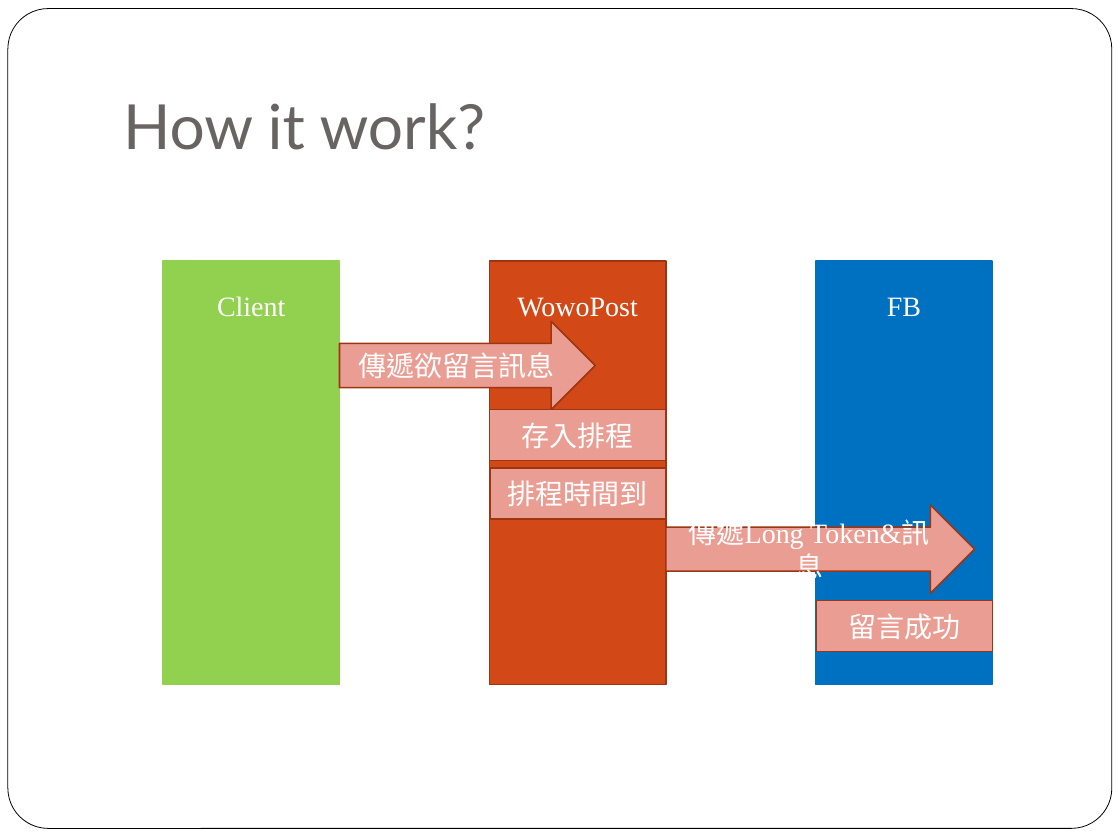
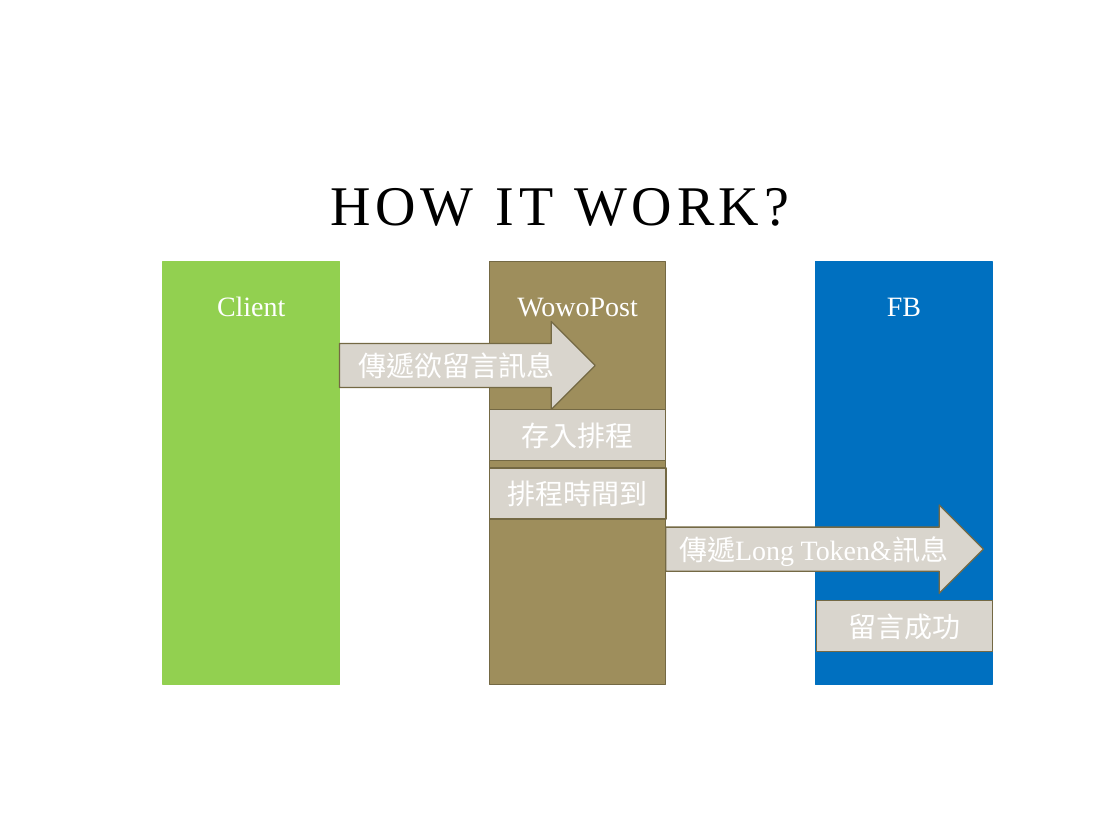
Before and after one commit to ZhongTing/wowoPost, a slide deck: slide 6 of ptt.pptx (slide 5 before the commit). Drawn at 1120x840 pixels with LibreOffice and Linux fonts; fonts in the diff are those of the drawing; background and template pictures are left out. Boxes give left, top, right and bottom in pixels: in the first picture for what was removed or moved away, otherwise in the second. Text is boxed around its words. In the diff, an @@ line names an element or a change of style, - is before the commit and + after.

```diff
--- a/ptt.pptx
+++ b/ptt.pptx
@@ rounded rectangle removed at bbox=[8, 9, 1112, 829] @@
@@ title at bbox=[331, 188, 788, 226]: text changed; size 40 to 36 pt; font Lato to Times New Roman; text colour #696464 to #000000 @@
-How it work?
+HOW IT WORK?
@@ rectangle "Client" at bbox=[164, 261, 339, 684]: outline #92D050 1 pt to #92D050 0.85 pt @@
@@ rectangle "WowoPost" at bbox=[489, 261, 665, 684]: fill #D34817 to #9E8E5C; outline #9C3511 1 pt to #756944 0.85 pt @@
@@ rectangle "FB" at bbox=[815, 261, 991, 684]: outline #0070C0 1 pt to #0070C0 0.85 pt @@
@@ fill #E99D93 to #D9D5CD; outline #9C3511 1 pt to #756944 0.85 pt in 5 elements at bbox=[339, 321, 595, 410], bbox=[489, 410, 665, 460], bbox=[816, 600, 992, 651], bbox=[489, 468, 666, 519], bbox=[665, 505, 982, 594] @@
@@ right arrow "傳遞Long Token&訊息": place and size @@
-right arrow "傳遞Long Token&訊息" at bbox=[665, 505, 974, 594]
+right arrow "傳遞Long Token&訊息" at bbox=[665, 505, 982, 594]
```
Also in this commit, not shown: 4 other slides changed, 2 slides added.
